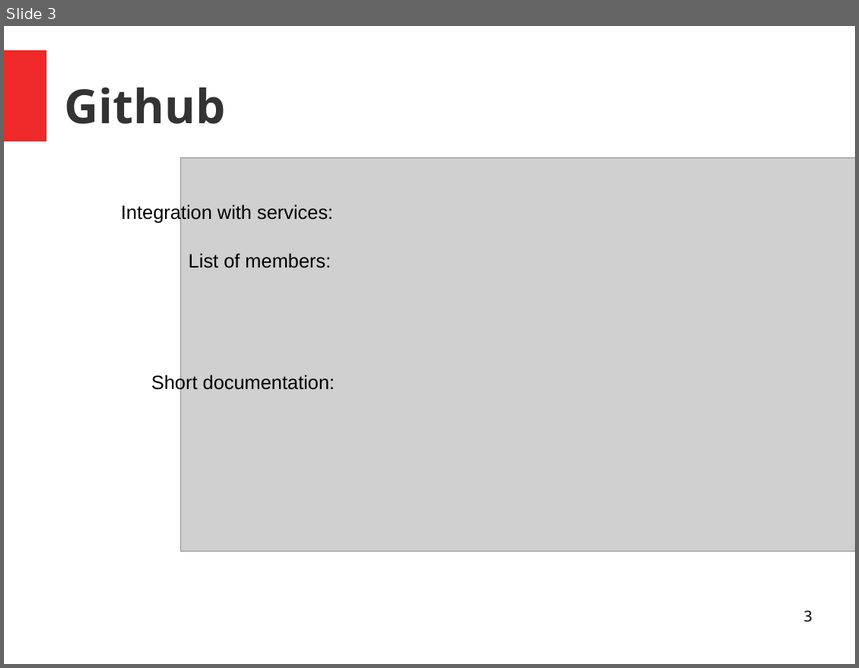
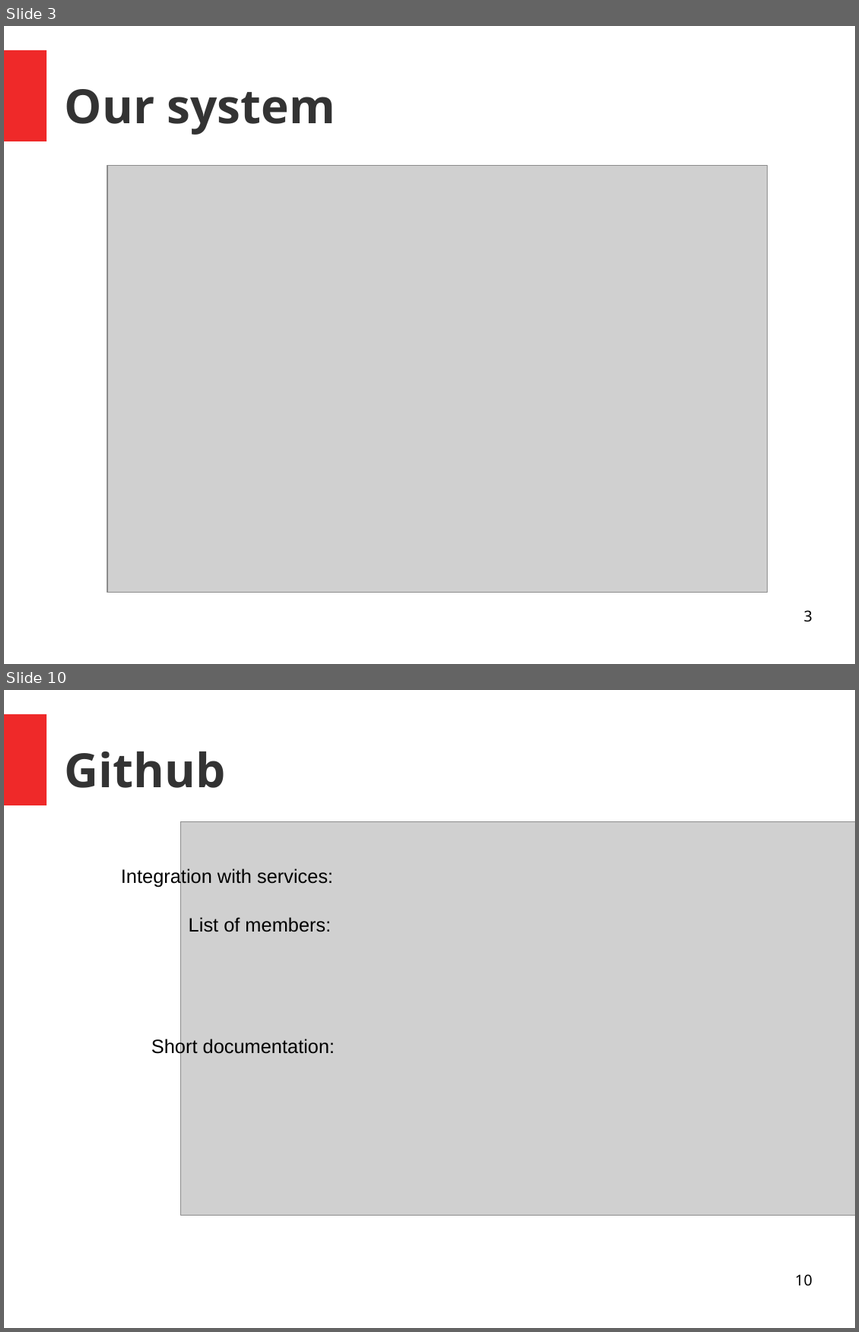
Before and after one commit to unige-pinfo-2019/PInfo3, a slide deck: Docs/Presentations/pres2.odp. Shown one above the other, each under a label of ours: slide 3 before the commit, slides 3 and 10 after it; the slides between them are not shown. The pictures are 859x668 and 859x1332 pixels, drawn with LibreOffice and Linux fonts; fonts in the diff are those of the drawing; grey boxes stand for pictures. Boxes give left, top, right and bottom in pixels: in the first picture for what was removed or moved away, otherwise in the second. Text is boxed around its words. In the diff, an @@ line names an element or a change of style, - is before the commit and + after.

```diff
--- a/Docs/Presentations/pres2.odp
+++ b/Docs/Presentations/pres2.odp
@@ slide 3 added at (4,26,855,664), background #FFFFFF; not listed: 1 template element that a slide beside it also shows @@
@@ title added at (65,89,336,135), 44 pt, text #333333, bold @@
+Our system
@@ picture added at (107,166,768,593) @@
@@ page number added at (804,610,813,623), 14 pt, text #000000 @@
+3
@@ what was slide 3 is now slide 10 @@
@@ page number at (795,1274,813,1286): text changed @@
-3
+10
```
Also in this commit, not shown: 5 slides changed, 6 other slides added, 7 slides removed, 3 other files.
